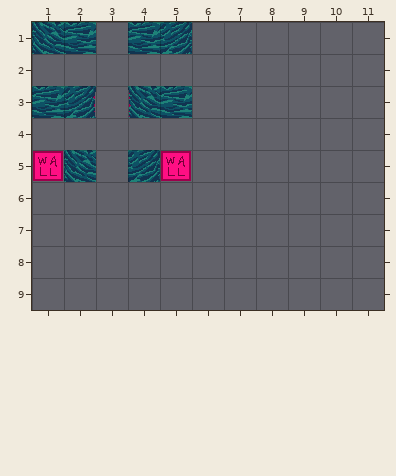
Tiled map, stored at Assets/Maps/Tilemaps/forest-automap/rule_21.tmx. The picture above is the old version.
Cells are 32x32 px. Shown: x 1..11, y 1..9. Tiles whose own drawing changed are shown in their newer look in all pictures.
Once edited:
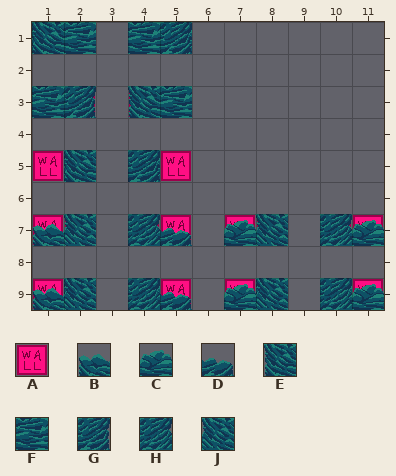
Key: from "forest-terrain": A 7, B 34, C 35, D 36, E 42, F 43, G 44, H 48, J 49.
_ is an empty cell.
Changes in this commit:
Layer "regions":
Tile A is added in row 7 at x 1 to 2, 4 to 5, 7 to 8 and 10 to 11; in row 9 at x 1, 5, 7 and 11.
Layer "input_walls":
Tile B is added in row 7 at x 1; in row 9 at x 1.
Tile C is added in row 7 at x 7 and 11; in row 9 at x 7 and 11.
Tile D is added in row 7 at x 5; in row 9 at x 5.
Tile E is added in row 7 at x 2 and 8.
Tile F is added in row 9 at x 2, 4, 8 and 10.
Tile G is added in row 7 at x 4 and 10.
Layer "output_walls":
Tile H is added in row 7 at x 4 and 10; in row 9 at x 4 and 10.
Tile J is added in row 7 at x 2 and 8; in row 9 at x 2 and 8.
Boxes around the changes in both pictures, in picture pixels (x1, y1, x2, y2):
added: (33, 214, 96, 246)
added: (128, 214, 192, 246)
added: (224, 214, 288, 246)
added: (320, 214, 384, 246)
added: (33, 278, 96, 310)
added: (128, 278, 192, 310)
added: (224, 278, 288, 310)
added: (320, 278, 384, 310)
